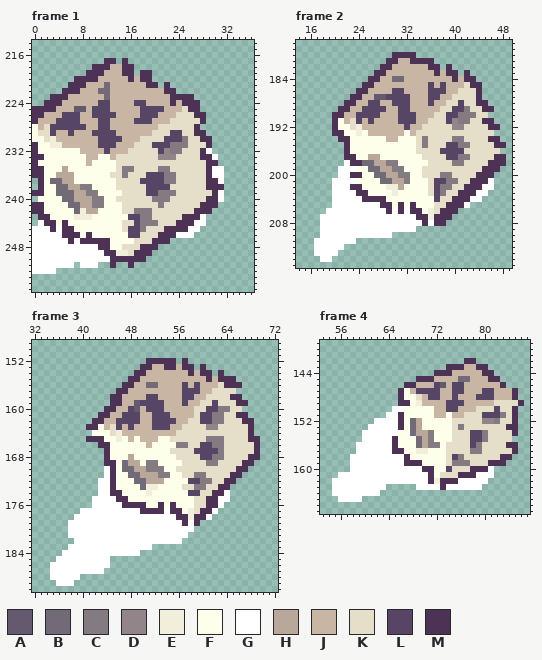
Pixel-art file: client/Assets/Art/Game/Field/Game_Action_Dice_Roll.aseprite. The picture above is the old version.
256x256 pixels, 22 frames. Shown: frame 1: x 0..36, y 214..255; frame 2: x 14..49, y 178..215; frame 3: x 32..72, y 149..190; frame 4: x 53..87, y 139..167. The commit also changed other frames, which this record leaves out.
Visible layers, top first: "Front", "Back".
Palette (. is transparent): A #64596f  B #736a78  C #837a82  D #918589  E #f1efdb  F #fdffeb  G #ffffff  H #b9a899  J #c8b5a3  K #e5dec8  L #564564  M #4e3255
Pixels before, frame 1, first column x 0:
217 ............MM.M................
218 ..........MMMJJMM...............
219 .........MMMJJJMM.MM............
220 .......MMMMJJJJJMJMM............
221 ......MMMJJJBJJJJJJMM.M.........
222 .....MMMJJJBBJJJJJJJJJMM........
223 ...MMMJJJJJJBJJJJJJJJJJMMMM.....
224 ..MMMJJJJJJLLJJJJLLJJJJMJMMM....
225 MMMMJJJAAJLLLJJJJJLLLLJJJKMM....
226 MMJJJLLLJJLLLLJJJJLLLJJJKKKMM...
227 MJJJLLLLJJJLLJJJJLLLJJJKKKKKM...
228 FJKLLLLLLJJLLJJJJJJJJKKKKKKM....
229 FKKLJJLJJJLLLLJJJJJJKKKLLKKMM...
230 FFKEJJJJJJJLLLLJJJKKKKLLLCKKMM..
231 MFFEEJJJJJJLLLJJJKKKLLLCCCKKKM..
232 MFFFFFFFJJJJLJJJKKKKKLDCCKKKMG..
233 MMFFFFFFFJJFFJKKKKKKKDDDKKKKMMG.
234 MFFFFFFFFJFFFFKKKKKKKKKKKKKKKMM.
235 MMFFFHFFFFFFFFKCCKKKKCCKKKKKKMGG
236 MMFFHHHFFFFFFKKCKKKLLLCCKKKKKMGG
237 .MFBBHHFFFFFFFKKKKLLLLCCKKKKKMMG
238 .MFFBBHHCCFFFFKKKKKLLLLKKKKKKMMM
239 MMFFBBBHHCCFFFFKKKKLLCCCKKKKKKMG
240 .FFFFBBHHHCCFFKKKKKKCCCKKKKKKMMG
241 MMFFFFBBHHCCFFFKKKKKKCKKKKKKMMM.
242 MMFFFFFBEHHFFFFKKCCCKKKKKKKMMM..
243 .MMFFFFEEEFFFFFFLLCCKKKKKMMMG...
244 .GMMFMFFFFFFFFFKKLCCCKKKMMMGG...
245 GGGMGMMFFFFFFFFKLLCKKKMMMMGG....
246 GGGGGMMMFMFFFFFFLLKKKMMMGGG.....
247 GGGGGGMGMMMMMFFFFKKKMMM.........
248 GGGGGGGGGGGMMFFKKKMMM...........
249 GGGGGGGGGGGGMMEEKMMM............
250 GGGGGGGGGGGGGMMMMMM.............
251 GGGGGGG.GGG..M..M...............
252 GGGG............................
Pixels before, frame 2, first column x 17:
180 .............MMMM...............
181 ............MMJJMMMM............
182 ...........MMJJJJJJMM.M.........
183 ..........MMJJJJJJJJMJMM.M......
184 .........MMJJBBJJJJJJJJMJMM.....
185 ........MMJJJJJJJJJLJLJJJKMM....
186 .......MMJJJJLLJJJJLLLJJKKKM....
187 ......MMJJAALLLLJJJLLJJKKKKM....
188 .....MMJJLLJJLLLJJJLJJKKLKKMM...
189 ....MMJJLLLLJJLLJJJJJKKLLCKKMM..
190 ...MMJJLLLLJJJLLLJJJKKLLCCCKK...
191 ...MFJKLJLJJJJLLLJJKKKLDCCKKMM..
192 ...MFFKEJJJJJJJLJJKKKKKDDKKKKMM.
193 ...MMFFEFJJJJJJFJKKKKKKKKKKKKK..
194 ....MMFFFFFFJJFFFKCKKKKCCKKKKMM.
195 .....MFFFFFFFFFFFKCKKKLLCCKKKKMM
196 .....MFFFFFFFFFFFKKKKLLLLKKKKKK.
197 .....MMFFHHFFFFFFFKKKKLLCCKKKKMM
198 .....GMMBBHHCCFFFFFKKKKCCKKKKMMM
199 ....GGGFFBBHHCCFFFKKKKKKKKKKMMM.
200 ....GGMMFFBBHHCCFFKKKCCKKKKMMM..
201 ...GGGGFFFFBBHHCFFFKLLCCKKMMMG..
202 ...GGGMMFFFFEEHFFFFKLCCKKMMMGG..
203 ...GGGGMMFFFFEFFFFFKLCKKMMMGG...
204 ...GGGGGMMMMFFFFFFFFLKKMMMGG....
205 ...GGGGGGGGMMFMFMFFFKKMMMG......
206 ..GGGGGGGGGGMGMGMMFEKMMM........
207 .GGGGGGGGGGGGGGGGMMEMMM.........
208 .GGGGGGGGGGGGGGGGGMGMM..........
209 .GGGGGGGGGGGGGGGG...............
210 .GGGGGGGGGGGG...................
211 GGGGGGG.........................
212 GGGGG...........................
213 GGGG............................
214 .GG.............................
Pixels before, frame 3, first column x 35:
152 ................MMMMM.M............
153 ...............MMJJMMJMM.M.........
154 ..............MMJJJJJJJMJMM.M......
155 .............MMJJJJJJJJJJJMJMMM....
156 ............MMJJBBJJJJLJLJJJKMMM...
157 ...........MMJJJJJJJJJLLLJJKKKK....
158 ..........MMJJJJLLJJJJLLJJKKKKMM...
159 ..........MMJJALLLLJJJLJJKKLKKKMM..
160 .........MMJJLAJLLLJJJJJKKLLCCKK...
161 ........MMJJLLLJJLLLJJJJKLLCCKKMM..
162 .......MMJJLLLLJJLLLLJJKKLLCCKKKMM.
163 ......MMFJKLJLJJJLLLJJKKKKDDKKKKKM.
164 .......FFFKEJJJJJJJJJKKKKKKKKKKKKM.
165 ......MMMFFEFJFJJJFFKKKKKKCCCKKKKMM
166 ........MMFFFFFFJFFFFCCKKLLCCKKKKKM
167 .........MFFFFFFFFFFKKKKLLLLCKKKKKM
168 .........MFFFHFFFFFFFKKKKLLCCKKKKMM
169 .........MMFBHHFCCFFFFKKKKCCKKKKMM.
170 .........GMFBBHHCCCFFKKKKKKKKKKMM..
171 .........GMFFBBHHHCCFFKKCCKKKKMM...
172 ........GGMFFFBBHHHFFFFLLCCKKMM....
173 ........GGMFFFFBEEFFFFKKCCKKMM.....
174 ........GGMMFFFFEFFFFFFLLKKMMG.....
175 .......GGGGMMFFFFFFFFFFFKKMMGG.....
176 .......GGGGGMMMMFFMFMFFFKKMMG......
177 .....GGGGGGGGGGMMMMGMMFEKMMG.......
178 ....GGGGGGGGGGGGGGGGGMMEMMG........
179 ...GGGGGGGGGGGGGGGGGGGMGM..........
180 ...GGGGGGGGGGGGGGGGGGGGG...........
181 ...GGGGGGGGGGGGGGGGGGGG............
182 ....GGGGGGGGGGGGGGGGGG.............
183 ...GGGGGGGGGGGGGG..................
184 ..GGGGGGGGGGGGG....................
185 .GGGGGGGGG.........................
186 GGGGGGGGGG.........................
187 GGGGGGGGG..........................
188 GGGGG..............................
189 .GGG...............................
Pixels before, frame 4, first column x 55:
142 ......................MM........
143 ...................MMMJJMM......
144 .................MMMJJJJJMM.....
145 ..............MMMJJJJBBJJJMM....
146 ............MMJJJLAJLLJJJJJJM...
147 ...........MFJLLLLJJLLJJJLLJJJM.
148 ...........MFFKJLLJJLJJJLLLJJJM.
149 ...........MMFEJJJJLLLJJJJJKKKKM
150 ..........GGFFFFFJJLLJJJKKKLKKM.
151 .........GGMFFFFFJJFJJKKKLLLCKM.
152 .......GGGGMFBHFFFFFKKKKKDDCKKM.
153 ......GGGGGMFBHFFFFFKCKKKKKKKMM.
154 .....GGGGGGFFBHHCFFFKKKLLCKKKKM.
155 .....GGGGGMFFFBHCFFFKKKLLCKKKK..
156 ....GGGGGGMFFFBHCCFKKKKLCKKKKMM.
157 ....GGGGGGMMFFEEFFFKKKKCCKKKKKM.
158 ...GGGGGGGGGMFFFFFFKLCKKKKKKMM..
159 ...GGGGGGGGGMMMFFFFKCCCKKKMMM...
160 ...GGGGGGGGGGGGMMFFLKKKMMMG.....
161 .GGGGGGGGGGGGGGGMFKKKMMMGGG.....
162 GGGGGGGGGGGGGGGGMEMMMGGGGG......
163 GGGGGGGGG.....GGGGMGGGGGG.......
164 GGGGGGGG........................
165 .GGGG...........................
New version:
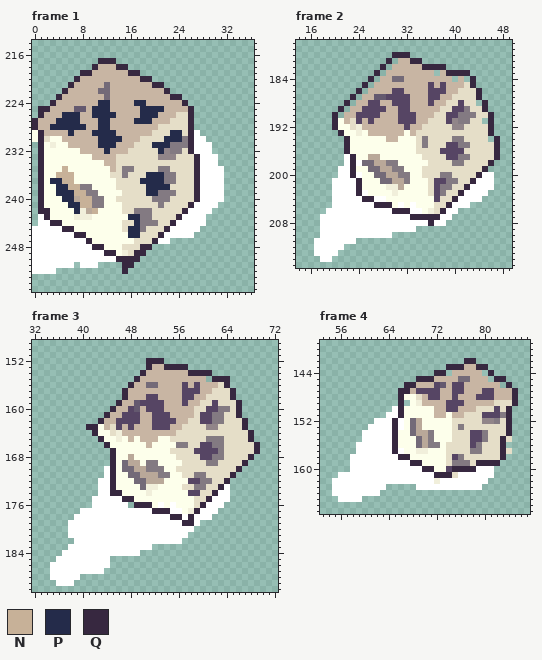
Colours new in this view: N #c7b198  P #242b4a  Q #372840
Diff:
layer "Outline" added
Changed rows in their new state; - is an unchanged pixel.
Frame 1, layers "Outline", "Front":
first column x 0:
217 -----------QQQ-.----------------
218 ----------QJJ-QQ.---------------
219 --------QQJJ---JQQ..------------
220 -------QJJJ-----J-QQ------------
221 ------QJJ----------JQQ.---------
222 -----QJJ--------------Q.--------
223 ---.QJ-----------------QQ..-----
224 --.QJ------PP----PP----J-Q..----
225 .QQJ------PPP-----PPPP---JQ.----
226 .Q---PPP--PPPP----PPP-----Q..---
227 Q---PPPP---PP----PPP------Q..---
228 Q-JPPPPPP--PP-------------Q.----
229 -QJJ--P---PPPP---------PP-QG.---
230 -Q-FF------PPPP-------PPP-QGG.--
231 .Q--FF-----PPP------PPP---QGGG--
232 .Q----------P--------P----QGG---
233 .Q-------F-JJ--------------QGG--
234 .Q-------F--JJ-------------QGGG-
235 .Q---N-------J-------------QGG--
236 .Q--NNN------------PPP-----QGG--
237 -Q-PPNN-----------PPPP-----QGGG-
238 -Q--PPNN-----------PPPP----QGGGG
239 .Q--PPPNN----------PP------QGGG-
240 -Q---PP-NN-----------------QGGG-
241 .Q----PPNN----------------QGGGG-
242 .QQ----P--N--------------QGGGG--
243 -GQ-------------PP------QGGG----
244 --GQQF-----------P-----QGGG-----
245 ---G-QQ---------PP----QGGG------
246 -----GGQQF------PP---QGG--------
247 ------G-GQFFF-------QGG---------
248 ----------QQF-----QQ.-----------
249 ------------QQF--QQ.------------
250 -------------GQQQQ.-------------
251 -------------.-QQ---------------
252 ---------------Q----------------
Frame 2, layers "Outline", "Front":
first column x 20:
180 ----------QQQ.---------------
181 ---------Q.--QQ..------------
182 --------Q.-----QQQQ.---------
183 -------Q.--------.-QQQQ------
184 ------Q.------------.-.Q-----
185 -----Q.----------------Q.----
186 ----Q.------------------Q----
187 ---Q.-------------------Q----
188 --Q.--------------------.Q---
189 -Q.----------------------Q.--
190 Q.------------------------Q--
191 Q------------------------.Q--
192 Q-------------------------Q.-
193 .Q------------------------Q--
194 -.Q-----------------------.Q-
195 --Q------------------------Q.
196 --Q------------------------Q-
197 --GQ-----------------------Q.
198 ---QG---------------------Q..
199 ---Q---------------------Q..-
200 ---QG-------------------QGG--
201 ----Q------------------QGG---
202 ---GQ-----------------QGG----
203 ----QG---------------QGG-----
204 -----QQGG-----------QGG------
205 -------QQQ-G-G-----QGG-------
206 ---------GQQQGG---QGG--------
207 -------------QQQQQGG---------
208 ---------------GQGG----------
Frame 3, layers "Outline", "Front":
first column x 41:
152 ----------QQQ..-.------------
153 ---------.Q--QQQQ.-.---------
154 --------.Q-------QQQQ-.------
155 -------.Q-----------.QQQ.----
156 ------.Q---------------Q..---
157 -----.Q-----------------Q----
158 ----..Q-----------------Q.---
159 ----.Q-------------------Q.--
160 ---.Q--------------------Q---
161 --.Q---------------------Q.--
162 -.Q-----------------------Q.-
163 QQ------------------------Q.-
164 -Q-------------------------Q-
165 ..Q------------------------Q.
166 --.Q------------------------Q
167 ---.Q-----------------------Q
168 ---.Q----------------------Q.
169 ---.Q---------------------Q.-
170 ----Q--------------------Q.--
171 ----Q-------------------Q.---
172 ----Q------------------Q.----
173 ----Q-----------------QG-----
174 ----QQ---------------QG------
175 -----GQQ------------QG-------
176 ------G.QQQ-G-G----QGG-------
177 ---------GGQQQGG--QGG--------
178 --------------QQGQGG---------
179 ----------------QQG----------
Frame 4, layers "Outline", "Front":
first column x 65:
142 ------------QQ--------
143 ---------QQQ--QQ------
144 -------QQ.-----.Q-----
145 ----QQQ---------.QQ---
146 --QQ--------------.Q--
147 -QQ-----------------Q-
148 -Q------------------Q-
149 -Q.-----------------Q.
150 -Q-----------------Q.-
151 -Q-----------------Q.-
152 QG-----------------Q.-
153 QG-----------------Q.-
154 Q------------------Q.-
155 Q-----------------Q---
156 Q-----------------Q..-
157 QG----------------Q-.-
158 -QQ---------------Q.--
159 --GQQ---------QQQQ.---
160 -----QQ---QQQQGG------
161 ------GQQQ-GGG--------
162 ------G-GGG-----------
163 --------G-------------
Where, in picture pixels (left, top, right, bottom), the same in both pictures:
changed: (32, 58, 224, 274)
changed: (332, 52, 506, 226)
changed: (86, 358, 260, 526)
changed: (392, 358, 524, 490)
